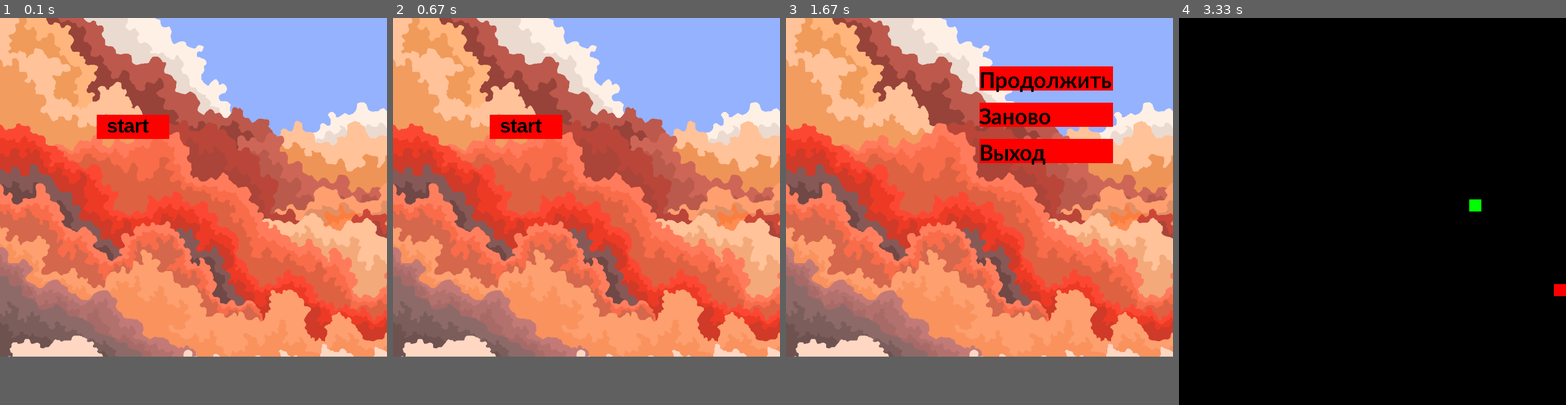
Above: before the commit, frames 1-4 (left to right).
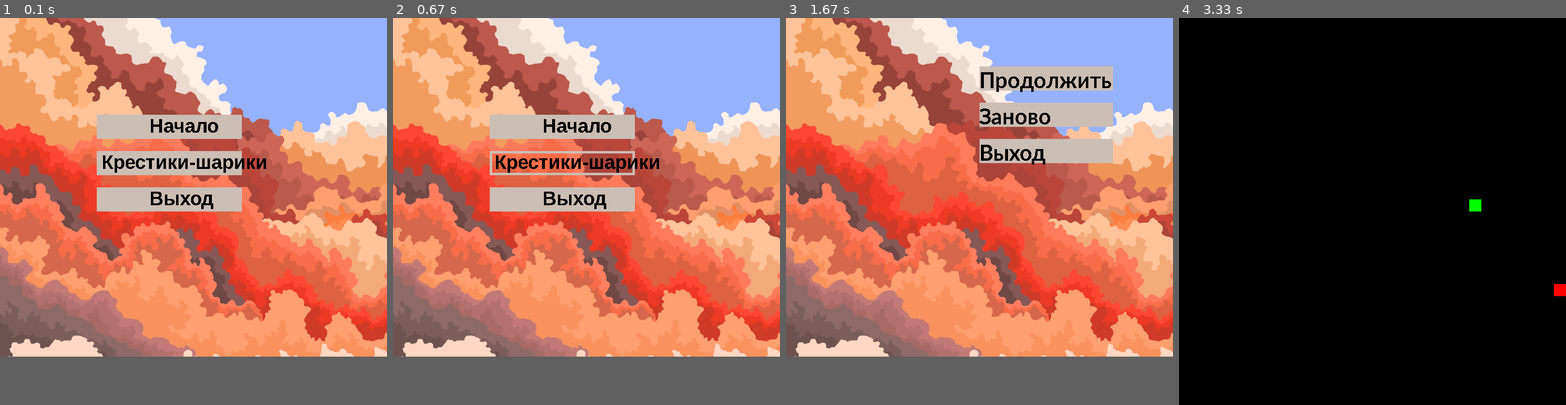
Above: after the commit, the same moments.

Repository: tema2004ch/project_pygame
Game: pygame game, started from main.py
Two runs of this game, one before a commit and one after it. Both use one fixed random seed, a clock stepped at 60 frames per second and the inputs below.
Inputs (mouse positions are in pixels of both pictures, inside the frame that each line leads up to):
- Up to frame 1 (0.1 s): no input
- Up to frame 2 (0.67 s): click (563, 165) at 0.38 s, where only the run after the commit has a clickable "Крестики-шарики"
- Up to frame 3 (1.67 s): press the mouse at (956, 165) at 0.7 s; move the mouse to (991, 188) at 0.8 s; release the mouse at (1025, 215) at 0.93 s; press the mouse at (956, 126) at 1.03 s; move the mouse to (991, 149) at 1.13 s; release the mouse at (1025, 176) at 1.27 s; tap Space at 1.37 s
- Up to frame 4 (3.33 s): press the mouse at (1349, 126) at 1.83 s; move the mouse to (1295, 192) at 1.93 s; release the mouse at (1244, 254) at 2.07 s; press the mouse at (1438, 149) at 2.4 s; move the mouse to (1380, 145) at 2.5 s; release the mouse at (1326, 137) at 2.63 s; press the mouse at (1438, 149) at 2.8 s; move the mouse to (1434, 130) at 2.9 s; release the mouse at (1426, 107) at 3.03 s; press the mouse at (1349, 126) at 3.23 s

The runs differ from the first frame. In frame 1, 7.1% of the frame differs, in the area x 25-69%, y 25-50%; in frame 2, 5.8%; in frame 3, 5.4%; in frame 4, nothing differs.

Commit message:
осталось добавить федин код

Diff:
--- a/main.py
+++ b/main.py
@@ -35,7 +35,9 @@
     pygame.init()
     screen = pygame.display.set_mode(size)
     gameover = False
-    start_button = Button(200, 200, 150, 50, (255, 0, 0), 0, 'Arial', 40, '  start')
+    start_button = Button(200, 200, 300, 50, (203, 190, 181), 0, 'Arial', 40, '          Начало')
+    start_button1 = Button(200, 275, 300, 50, (203, 190, 181), 0, 'Arial', 40, ' Крестики-шарики')
+    exit_button = Button(200, 350, 300, 50, (203, 190, 181), 0, 'Arial', 40, '          Выход')
     while not gameover:
         for event in pygame.event.get():
             if event.type == pygame.MOUSEBUTTONDOWN:
@@ -43,19 +45,36 @@
                 if x >= start_button.x and x <= start_button.x + start_button.width and y >= start_button.y and y <= start_button.y + start_button.height:
                     gameover = True
                     puzzle()
+                elif x >= start_button1.x and x <= start_button1.x + start_button1.width and y >= start_button1.y and y <= start_button1.y + start_button1.height:
+                    #запуск шариков
+                    pass
+                elif x >= exit_button.x and x <= exit_button.x + exit_button.width and y >= exit_button.y and y <= exit_button.y + exit_button.height:
+                    exit()
             elif event.type == pygame.MOUSEMOTION:
                 x, y = event.pos
                 if x >= start_button.x and x <= start_button.x + start_button.width and y >= start_button.y and y <= start_button.y + start_button.height:
                     start_button.border = 5
                     start_button.process_draw(screen)
+                elif x >= start_button1.x and x <= start_button1.x + start_button1.width and y >= start_button1.y and y <= start_button1.y + start_button1.height:
+                    start_button1.border = 5
+                    start_button1.process_draw(screen)
+                elif x >= exit_button.x and x <= exit_button.x + exit_button.width and y >= exit_button.y and y <= exit_button.y + exit_button.height:
+                    exit_button.border = 5
+                    exit_button.process_draw(screen)
                 else:
                     start_button.border = 0
                     start_button.process_draw(screen)
+                    start_button1.border = 0
+                    start_button1.process_draw(screen)
+                    exit_button.border = 0
+                    exit_button.process_draw(screen)
             if event.type == pygame.QUIT:
                 gameover = True
             screen.fill(white)
             screen.blit(background, (0, 0))
             start_button.process_draw(screen)
+            start_button1.process_draw(screen)
+            exit_button.process_draw(screen)
             pygame.display.flip()
             pygame.time.wait(10)
     sys.exit()
@@ -93,7 +112,6 @@
             dx, dy = 1, 0
         if key[pygame.K_SPACE]:
             Pause()
-            break
         #баг после отжатия паузы нет яблок
 
         x += dx * cell
@@ -128,9 +146,9 @@
     start = False
 
 
-    continue_button = Button(width - 400, 100, 276, 50, (255, 0, 0), 0, 'Calibri', 50, 'Продолжить')
-    restart_button = Button(width - 400, 175, 276, 50, (255, 0, 0), 0, 'Calibri', 50, 'Заново')
-    exit_button = Button(width - 400, 250, 276, 50, (255, 0, 0), 0, 'Calibri', 50, 'Выход')
+    continue_button = Button(width - 400, 100, 276, 50, (203, 190, 181), 0, 'Calibri', 50, 'Продолжить')
+    restart_button = Button(width - 400, 175, 276, 50, (203, 190, 181), 0, 'Calibri', 50, 'Заново')
+    exit_button = Button(width - 400, 250, 276, 50, (203, 190, 181), 0, 'Calibri', 50, 'Выход')
 
     screen.blit(background, (0, 0))
     continue_button.process_draw(screen)
@@ -150,19 +168,25 @@
                 x, y = event.pos
                 if x >= continue_button.x and x <= continue_button.x + continue_button.width and y >= continue_button.y and y <= continue_button.y + continue_button.height:
                     continue_button.border = 5
+                    continue_button.color = (255, 255, 255)
                     continue_button.process_draw(screen)
                 elif x >= restart_button.x and x <= restart_button.x + restart_button.width and y >= restart_button.y and y <= restart_button.y + restart_button.height:
                     restart_button.border = 5
+                    restart_button.color = (255, 255, 255)
                     restart_button.process_draw(screen)
                 elif x >= exit_button.x and x <= exit_button.x + exit_button.width and y >= exit_button.y and y <= exit_button.y + exit_button.height:
                     exit_button.border = 5
+                    exit_button.color = (255, 255, 255)
                     exit_button.process_draw(screen)
                 else:
                     continue_button.border = 0
+                    continue_button.color = (203,190,181)
                     continue_button.process_draw(screen)
                     restart_button.border = 0
+                    restart_button.color = (203,190,181)
                     restart_button.process_draw(screen)
                     exit_button.border = 0
+                    exit_button.color = (203,190,181)
                     exit_button.process_draw(screen)
 
 
